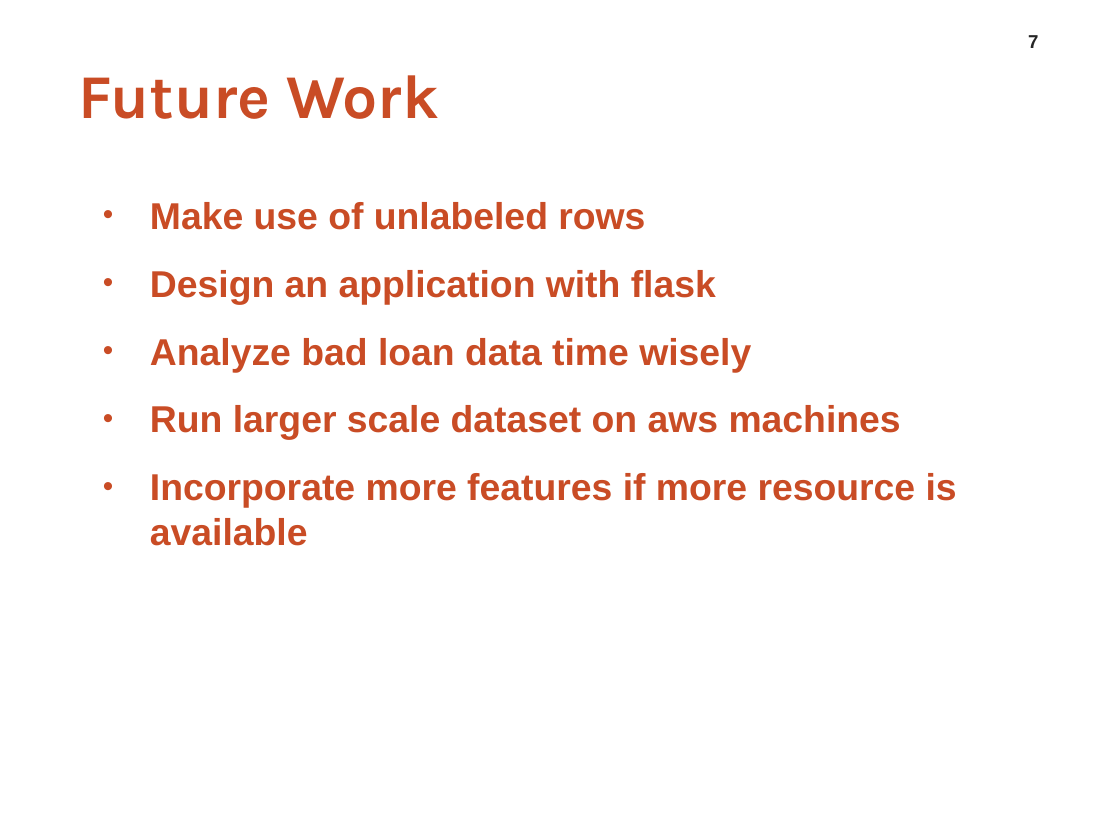
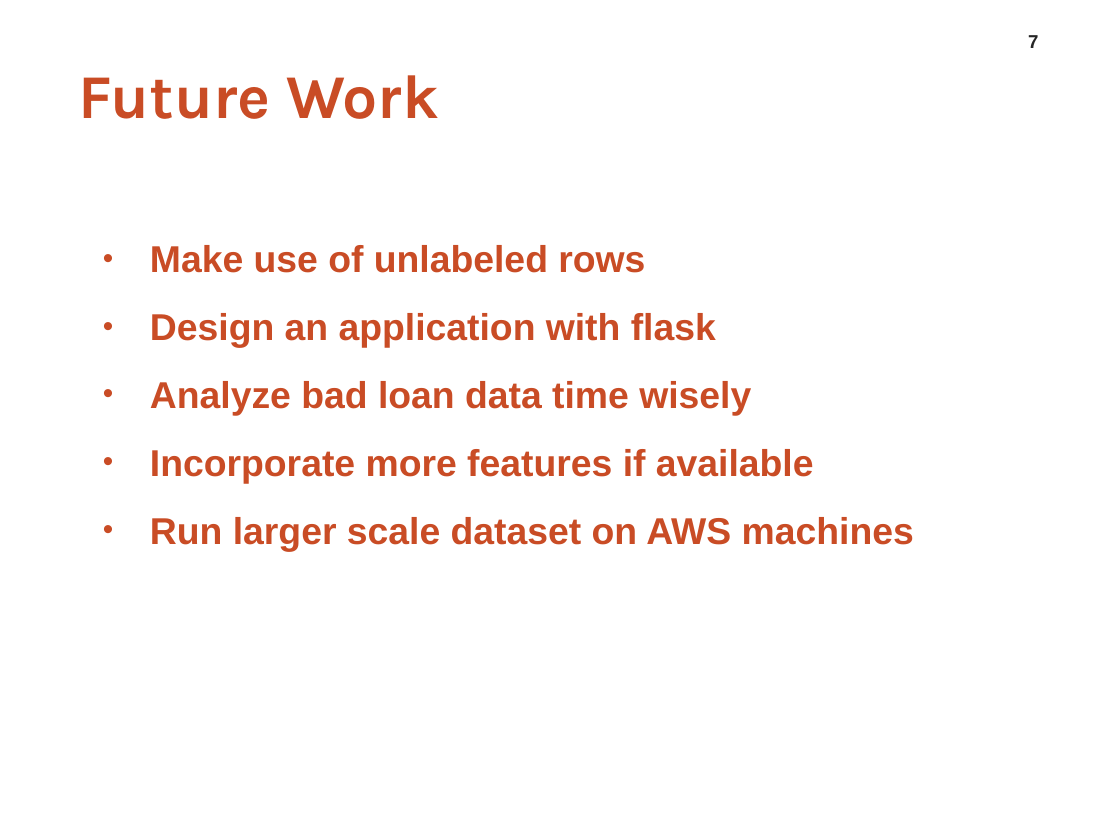
Before and after one commit to leo2506/metis-work, a slide deck: slide 7 of Project 3/Slides/Good or Bad Loans.pptx. Drawn at 1120x840 pixels with LibreOffice and Linux fonts; fonts in the diff are those of the drawing; background and template pictures are left out. Boxes give left, top, right and bottom in pixels: in the first picture for what was removed or moved away, otherwise in the second. Text is boxed around its words. In the diff, an @@ line names an element or a change of style, - is before the commit and + after.

```diff
--- a/Project 3/Slides/Good or Bad Loans.pptx
+++ b/Project 3/Slides/Good or Bad Loans.pptx
@@ text "Make use of unlabeled rows": place and size @@
-text "Make use of unlabeled rows" at (150, 202, 957, 546)
+text "Make use of unlabeled rows" at (150, 245, 914, 551)
@@ text at (150, 449, 914, 551): text changed @@
-• Run larger scale dataset on aws machines
-• Incorporate more features if more resource is available
+• Incorporate more features if available
+• Run larger scale dataset on AWS machines
```
Also in this commit, not shown: 2 other slides changed, 1 slide added, 9 other files.
